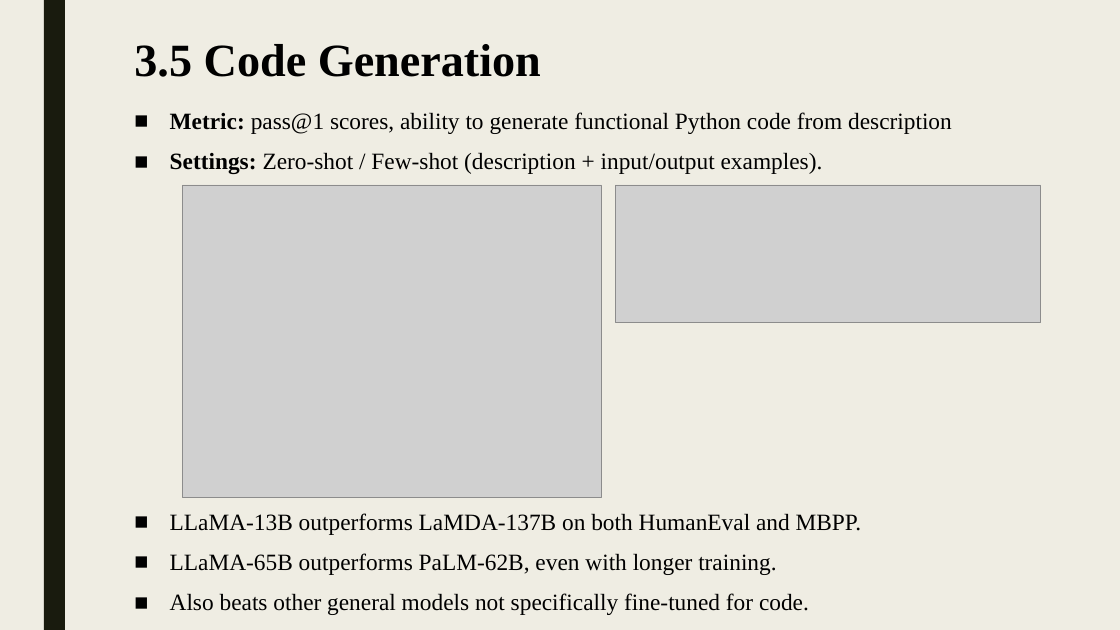
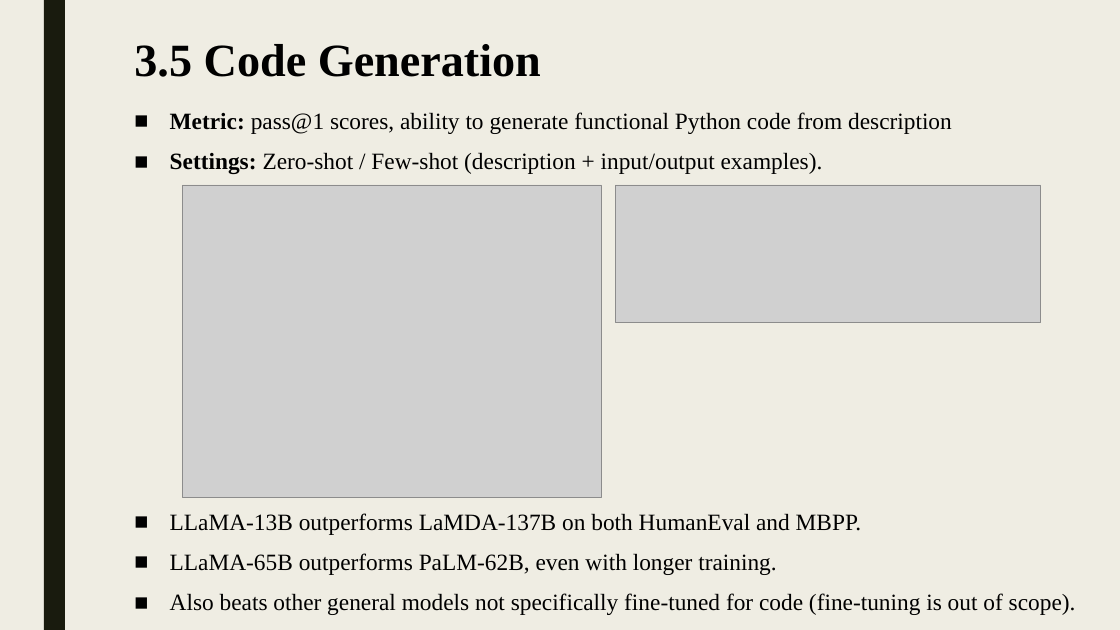
Before and after one commit to shlomi1993/llm-from-scratch, a slide deck: slide 11 of presentation/Lecture Slides.pptx. Drawn at 1120x630 pixels with LibreOffice and Linux fonts; fonts in the diff are those of the drawing; grey boxes stand for pictures. Boxes give left, top, right and bottom in pixels: in the first picture for what was removed or moved away, otherwise in the second. Text is boxed around its words. In the diff, an @@ line names an element or a change of style, - is before the commit and + after.

```diff
--- a/presentation/Lecture Slides.pptx
+++ b/presentation/Lecture Slides.pptx
@@ text at (170,593,1076,615): text changed @@
-■ Also beats other general models not specifically fine-tuned for code.
+■ Also beats other general models not specifically fine-tuned for code (fine-tuning is out of scope).
```
Also in this commit, not shown: 2 other slides changed, 1 slide removed, 4 other files.
